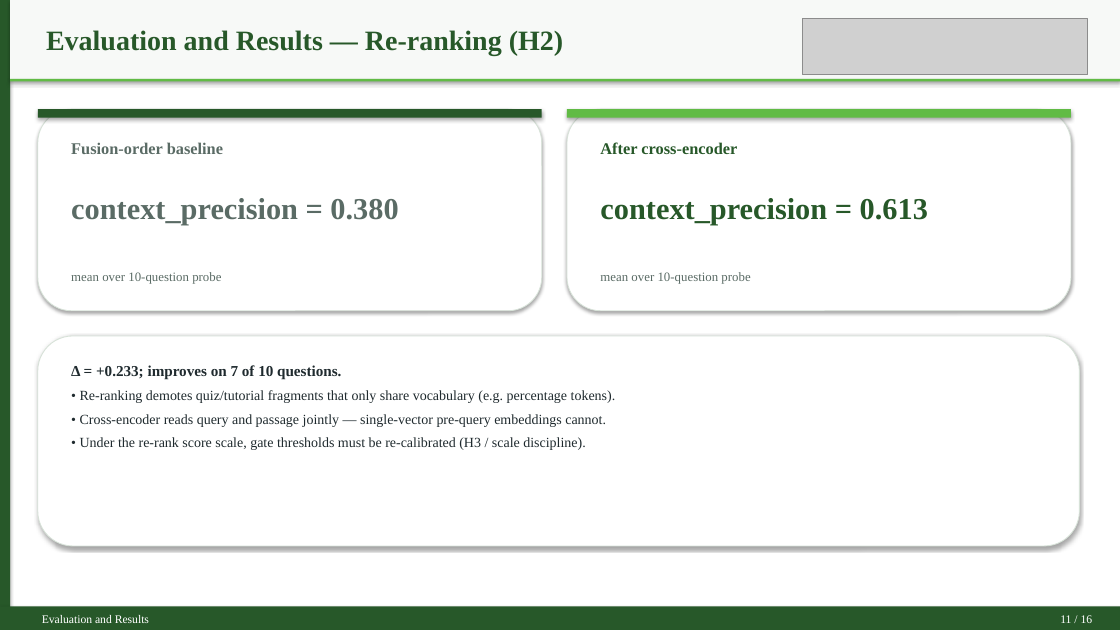
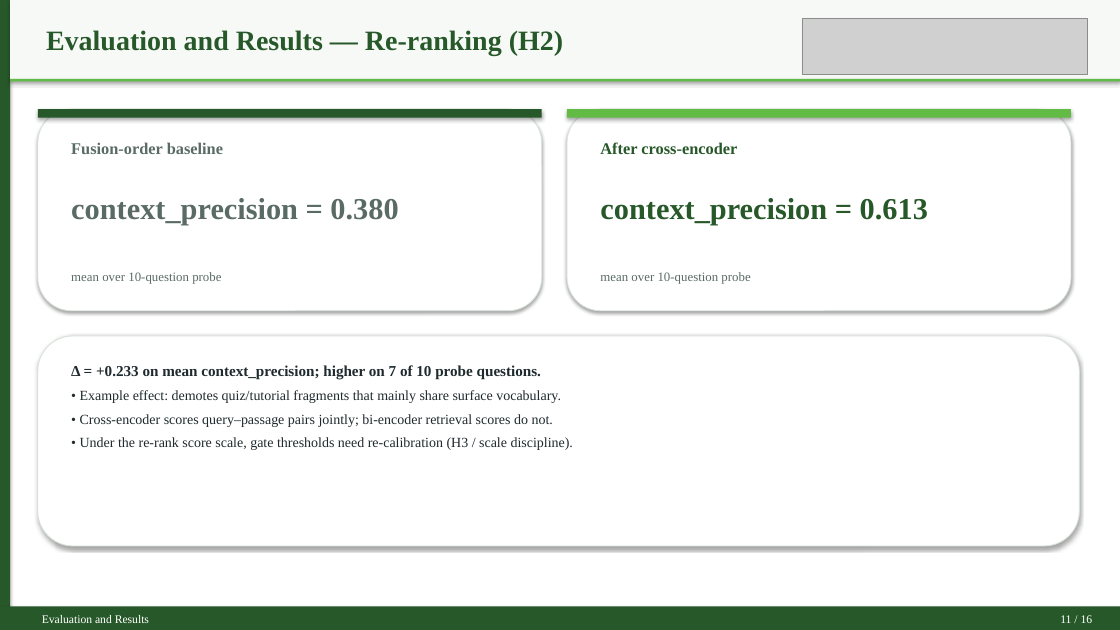
Before and after one commit to JinYue-star/ForRag, a slide deck: slide 11 of docs/Jin_Yue_3036494489_Final_Defense_Clean_TNR.pptx. Drawn at 1120x630 pixels with LibreOffice and Linux fonts; fonts in the diff are those of the drawing; grey boxes stand for pictures. Boxes give left, top, right and bottom in pixels: in the first picture for what was removed or moved away, otherwise in the second. Text is boxed around its words. In the diff, an @@ line names an element or a change of style, - is before the commit and + after.

```diff
--- a/docs/Jin_Yue_3036494489_Final_Defense_Clean_TNR.pptx
+++ b/docs/Jin_Yue_3036494489_Final_Defense_Clean_TNR.pptx
@@ text at bbox=[71, 365, 573, 450]: text changed @@
-Δ = +0.233; improves on 7 of 10 questions.
-• Re-ranking demotes quiz/tutorial fragments that only share vocabulary (e.g. percentage tokens).
-• Cross-encoder reads query and passage jointly — single-vector pre-query embeddings cannot.
-• Under the re-rank score scale, gate thresholds must be re-calibrated (H3 / scale discipline).
+Δ = +0.233 on mean context_precision; higher on 7 of 10 probe questions.
+• Example effect: demotes quiz/tutorial fragments that mainly share surface vocabulary.
+• Cross-encoder scores query–passage pairs jointly; bi-encoder retrieval scores do not.
+• Under the re-rank score scale, gate thresholds need re-calibration (H3 / scale discipline).
```
Also in this commit, not shown: 9 other slides changed, 14 other files.
